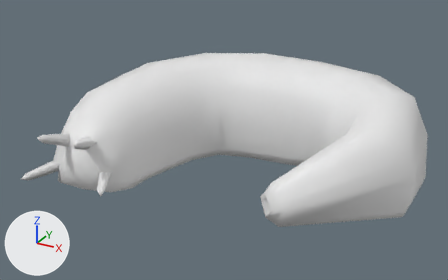
One commit to the FBX model Assets/Models/Entities/Cucumber.fbx: the scene before it, then after it.
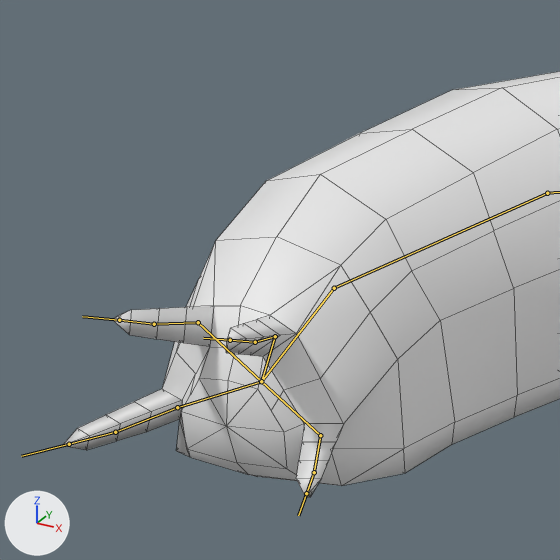
Old and new are each drawn whole from a 50 mm lens placed at (5.71, -10.53, 4.2), pointed at (0.81, -1.62, -0.26) and again close up on the part from 0% to 41% of the width and 12% to 77% of the height. Arrows for +X, +Y and +Z are at lower left; the lights stay in place. Both versions are drawn at frame 190 of the action 'Armature|ArmatureAction'; the numbers are the values there. The bones that bend it are drawn over the model as lines in the close-ups. The close-ups show mesh edges as thin lines. Materials are left out; every surface is plain grey.

Objects in the first close-up: 'Cucumber'.
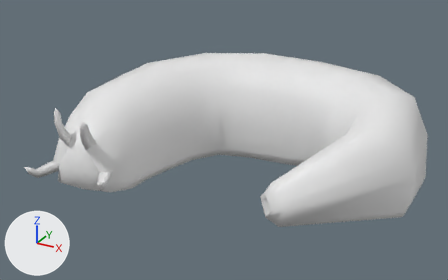
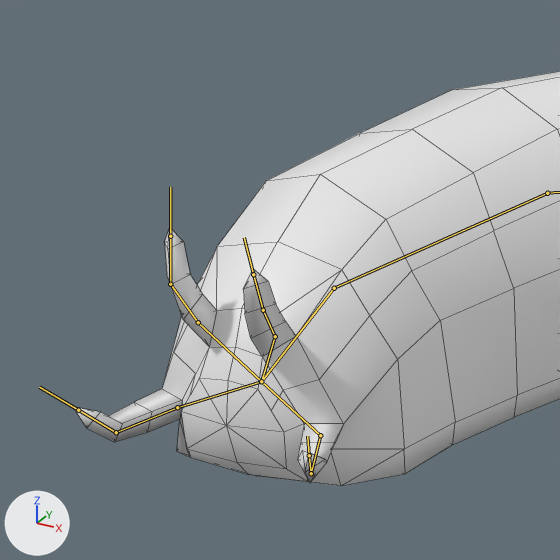
Location of each change, (x1, y1, x2, y2) in pixels of the close-ups (560 x 560 px):
'Cucumber', posed
    before: (63, 71, 560, 497)
    after: (73, 71, 560, 486)
bone 'Tentacle_B_2_L', root to tip
    before: (314, 472) to (306, 493)
    after: (311, 473) to (309, 455)
bone 'Tentacle_B_2_R', root to tip
    before: (115, 432) to (69, 444)
    after: (116, 432) to (78, 410)
bone 'Tentacle_U_1_L', root to tip
    before: (275, 336) to (255, 342)
    after: (275, 336) to (263, 310)
bone 'Tentacle_U_2_L', root to tip
    before: (255, 342) to (230, 340)
    after: (263, 310) to (253, 274)
bone 'Tentacle_U_1_R', root to tip
    before: (198, 322) to (154, 324)
    after: (198, 322) to (170, 284)
bone 'Tentacle_U_2_R', root to tip
    before: (154, 324) to (119, 320)
    after: (170, 284) to (170, 236)

Diff of the bpy script that builds the scene:
```diff
--- a/Assets/Models/Entities/Cucumber.fbx.py
+++ b/Assets/Models/Entities/Cucumber.fbx.py
@@ bone_tentacle_b_2_l @@
 bone_tentacle_b_2_l = bpy.data.objects['Armature'].pose.bones['Tentacle_B_2_L']  # child of 'Tentacle_B_1_L'
-bone_tentacle_b_2_l.rotation_quaternion = (1.0, 0.0, 0.0, 0.0)  # degrees (0, 0, 0)
+bone_tentacle_b_2_l.rotation_quaternion = (0.91, -0.377, -0.167, -0.045)  # degrees (-46, -20, 3)
@@ bone_tentacle_b_2_r @@
 bone_tentacle_b_2_r = bpy.data.objects['Armature'].pose.bones['Tentacle_B_2_R']  # child of 'Tentacle_B_1_R'
-bone_tentacle_b_2_r.rotation_quaternion = (1.0, 0.0, 0.0, 0.0)  # degrees (0, 0, 0)
+bone_tentacle_b_2_r.rotation_quaternion = (0.928, -0.354, 0.105, 0.043)  # degrees (-42, 13, 0)
@@ bone_tentacle_u_1_l @@
 bone_tentacle_u_1_l = bpy.data.objects['Armature'].pose.bones['Tentacle_U_1_L']  # child of 'Tentacle_U_L'
-bone_tentacle_u_1_l.rotation_quaternion = (1.0, 0.0, 0.0, 0.0)  # degrees (0, 0, 0)
+bone_tentacle_u_1_l.rotation_quaternion = (0.959, -0.261, -0.035, -0.109)  # degrees (-30, -7, -11)
@@ bone_tentacle_u_2_l @@
 bone_tentacle_u_2_l = bpy.data.objects['Armature'].pose.bones['Tentacle_U_2_L']  # child of 'Tentacle_U_1_L'
-bone_tentacle_u_2_l.rotation_quaternion = (1.0, 0.0, 0.0, 0.0)  # degrees (0, 0, 0)
+bone_tentacle_u_2_l.rotation_quaternion = (0.997, -0.053, -0.009, -0.058)  # degrees (-6, -1, -7)
@@ bone_tentacle_u_1_r @@
 bone_tentacle_u_1_r = bpy.data.objects['Armature'].pose.bones['Tentacle_U_1_R']  # child of 'Tentacle_U_R'
-bone_tentacle_u_1_r.rotation_quaternion = (1.0, 0.0, 0.0, 0.0)  # degrees (0, 0, 0)
+bone_tentacle_u_1_r.rotation_quaternion = (0.925, -0.358, 0.025, 0.129)  # degrees (-41, 8, 13)
@@ bone_tentacle_u_2_r @@
 bone_tentacle_u_2_r = bpy.data.objects['Armature'].pose.bones['Tentacle_U_2_R']  # child of 'Tentacle_U_1_R'
-bone_tentacle_u_2_r.rotation_quaternion = (1.0, 0.0, 0.0, 0.0)  # degrees (0, 0, 0)
+bone_tentacle_u_2_r.rotation_quaternion = (0.975, -0.212, 0.005, 0.068)  # degrees (-24, 2, 7)
```
